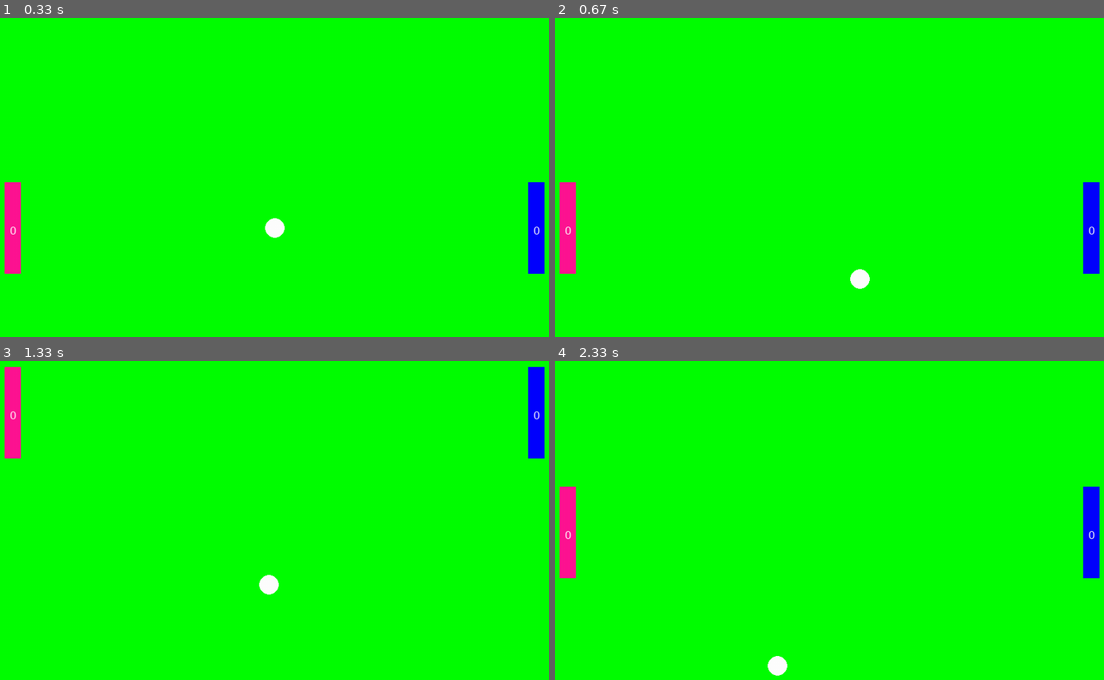
Above: before the commit, frames 1-4 (two rows, left to right).
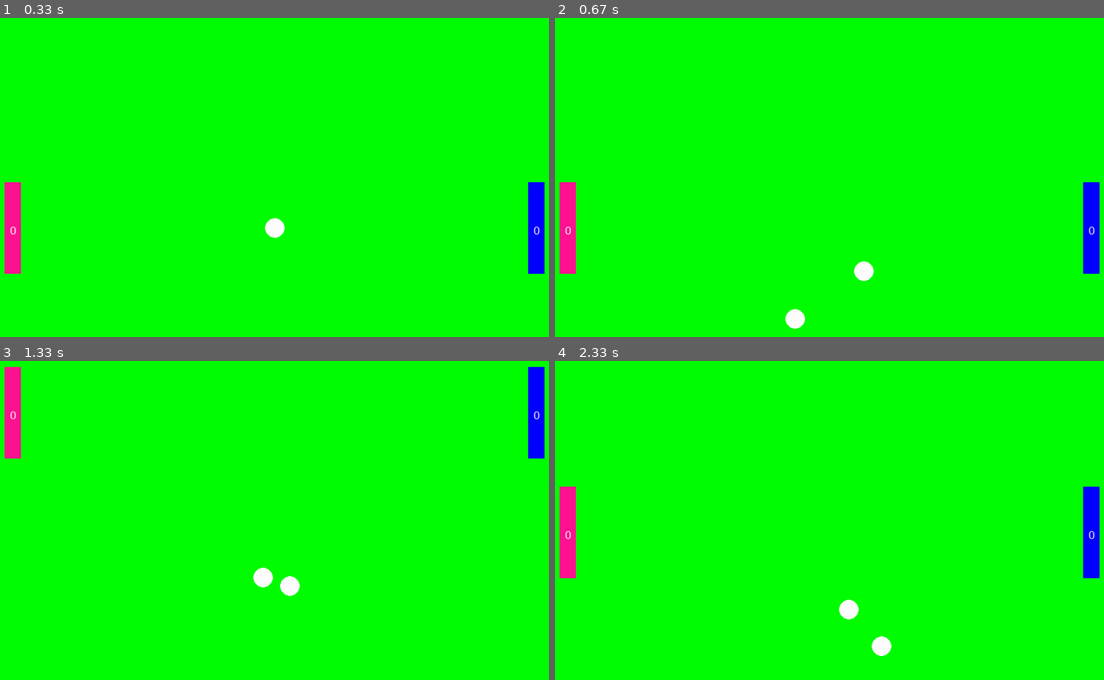
Above: after the commit, the same moments.

Repository: pmKozak/CS_Y11_term3_project1
Game: pygame game, started from pygame-examples/pong.py
Same seed, same stepped clock (60 frames per second), same inputs: the game is played once before the commit and once after it.
Inputs:
- Up to frame 1 (0.33 s): no input
- Up to frame 2 (0.67 s): tap Space at 0.33 s
- Up to frame 3 (1.33 s): hold Up 0.67-1.13 s; hold W 0.67-1.13 s; tap Space at 0.73, 1.03, 1.23 s; hold Down from 1.17 s (still down); hold S from 1.17 s (still down)
- Up to frame 4 (2.33 s): release Down at 1.47 s; release S at 1.47 s; hold Up 1.5-1.87 s; hold W 1.5-1.87 s; tap Space at 1.57, 1.97 s; hold Down 1.9-2.27 s; hold S 1.9-2.27 s; hold Up from 2.3 s (still down); hold W from 2.3 s (still down)

Frame 1 is identical in both runs. In frame 2, 0.4% of the frame differs, in the area x 41-59%, y 76-98%; in frame 3, 0.4%; in frame 4, 0.5%, in the area x 38-62%, y 74-99%.

Commit message:
minor fixes

Diff:
--- a/pygame-examples/pong.py
+++ b/pygame-examples/pong.py
@@ -6,7 +6,7 @@
 from ball import Ball
 
 
-def restart_game(ball: Ball, min_velocity: int = 30, max_velocity: int = 50):
+def restart_game(ball: Ball, min_velocity: int = 20, max_velocity: int = 50):
     assert 0 < min_velocity < max_velocity
     ball.x = Window.WIDTH // 2
     ball.y = Window.HEIGHT // 2
@@ -19,7 +19,7 @@
     ball.v_y = v_y
 
 
-def main(friction=0.02):
+def main(friction=0.02, n_balls=2):
     pygame.init()
     font = pygame.font.SysFont("verdana", 16)
     timestep = 100
@@ -44,18 +44,20 @@
         color=Colors.BLUE,
         friction=friction,
     )
-    ball = Ball(
-        x=Window.WIDTH // 2,
-        y=Window.HEIGHT // 2,
-        v_x=0,
-        v_y=0,
-        radius=15,
-        color=Colors.WHITE
-    )
+    balls = []
+    for _ in range(n_balls):
+        balls.append(Ball(
+            x=Window.WIDTH // 2,
+            y=Window.HEIGHT // 2,
+            v_x=0,
+            v_y=0,
+            radius=15,
+            color=Colors.WHITE
+        ))
     objects = [
         paddle1,
         paddle2,
-        ball
+        *balls
     ]
     pygame.display.set_caption("Pong game")
     run = True
@@ -66,18 +68,21 @@
             if event.type == pygame.QUIT:  # To quit on clicking the X
                 run = False
         if pygame.key.get_pressed()[pygame.K_SPACE]:
-            restart_game(ball)
+            for ball in balls:
+                restart_game(ball)
         for obj in objects:
-            ret = obj.update(timestep=timestep / 1000, objects=objects)
+            ret = obj.update(timestep=timestep / 1000, objects=[paddle1, paddle2])
             obj.draw(surface, font)
             if ret is None:
                 continue
             elif ret == 1:
                 paddle1.points += 1
-                restart_game(ball)
+                for ball in balls:
+                    restart_game(ball)
             elif ret == 2:
                 paddle2.points += 1
-                restart_game(ball)
+                for ball in balls:
+                    restart_game(ball)
             else:
                 raise RuntimeError("Unknown response from Ball:", ret)
         pygame.display.update()  # To update the display with newly added codes
--- a/pygame-examples/pong2.py
+++ b/pygame-examples/pong2.py
@@ -2,20 +2,6 @@
 from const import Colors, Window, Gravity
 from paddle2 import Paddle
 from ball2 import Ball
-
-
-def control_object(obj):
-    if pygame.key.get_pressed()[pygame.K_UP]:
-        obj.v_x -= 10
-    if pygame.key.get_pressed()[pygame.K_DOWN]:
-        obj.v_x += 10
-    if pygame.key.get_pressed()[pygame.K_RIGHT]:
-        obj.v_y += 10
-    if pygame.key.get_pressed()[pygame.K_LEFT]:
-        obj.v_y -= 10
-    if pygame.key.get_pressed()[pygame.K_SPACE]:
-        obj.v_x = 0
-        obj.v_y = 0
 
 
 def main():
